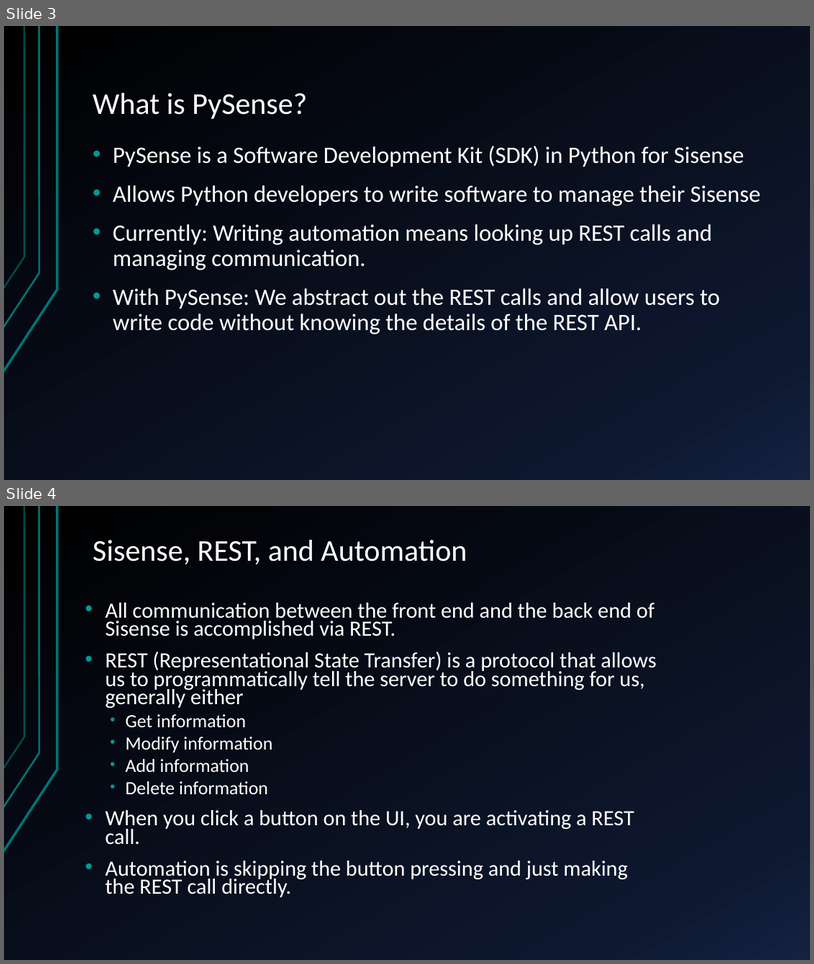
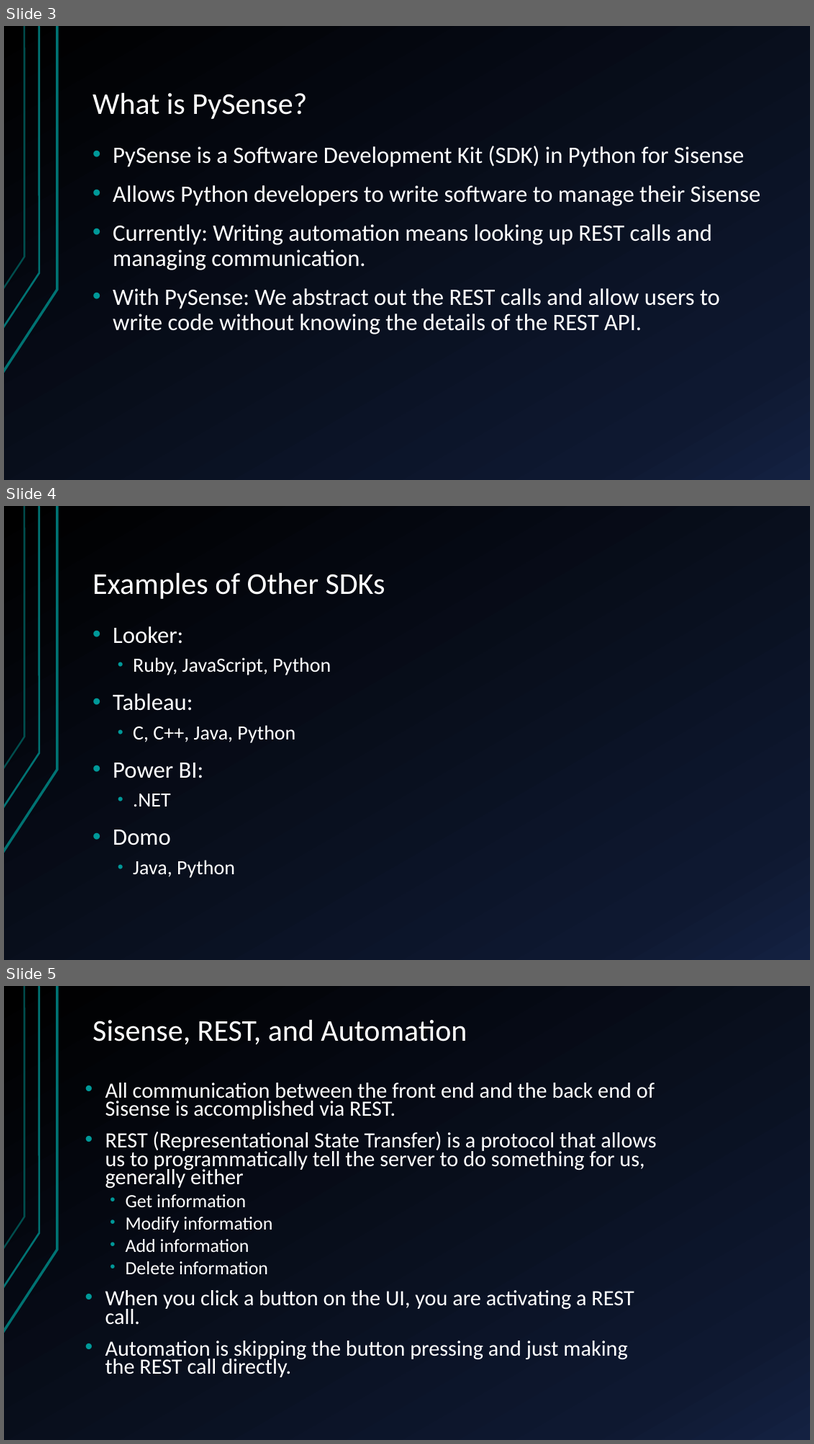
Before and after one commit to nathangiusti/PySense, a slide deck: PySenseTutorial.pptx. Shown one above the other, each under a label of ours: slides 3 and 4 before the commit, slides 3, 4 and 5 after it. The pictures are 814x964 and 814x1444 pixels, drawn with LibreOffice and Linux fonts; fonts in the diff are those of the drawing. Boxes give left, top, right and bottom in pixels: in the first picture for what was removed or moved away, otherwise in the second. Text is boxed around its words. In the diff, an @@ line names an element or a change of style, - is before the commit and + after.

```diff
--- a/PySenseTutorial.pptx
+++ b/PySenseTutorial.pptx
@@ slide 4 added at (4, 506, 810, 960), background gradient #000000 to #0F1931 to #142242; not listed: 3 template elements that a slide beside it also shows @@
@@ title added at (93, 573, 386, 599), 36 pt, text #FFFFFF @@
+Examples of Other SDKs
@@ text added at (113, 626, 331, 878), 24 pt, text #FFFFFF @@
+• Looker:
+  • Ruby, JavaScript, Python
+• Tableau:
+  • C, C++, Java, Python
+• Power BI:
+  • .NET
+• Domo
+  • Java, Python
@@ what was slide 4 is now slide 5 @@
```
Also in this commit, not shown: 3 slides changed, 23 other files.
